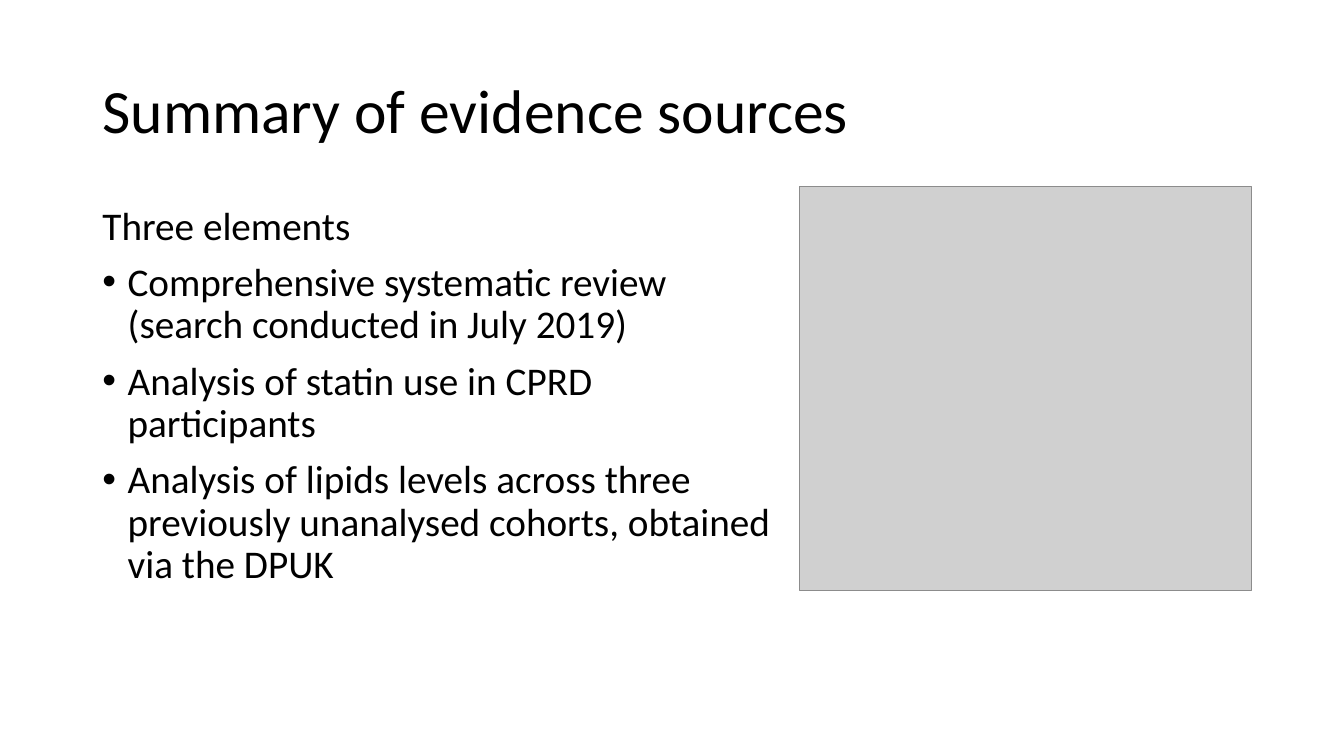
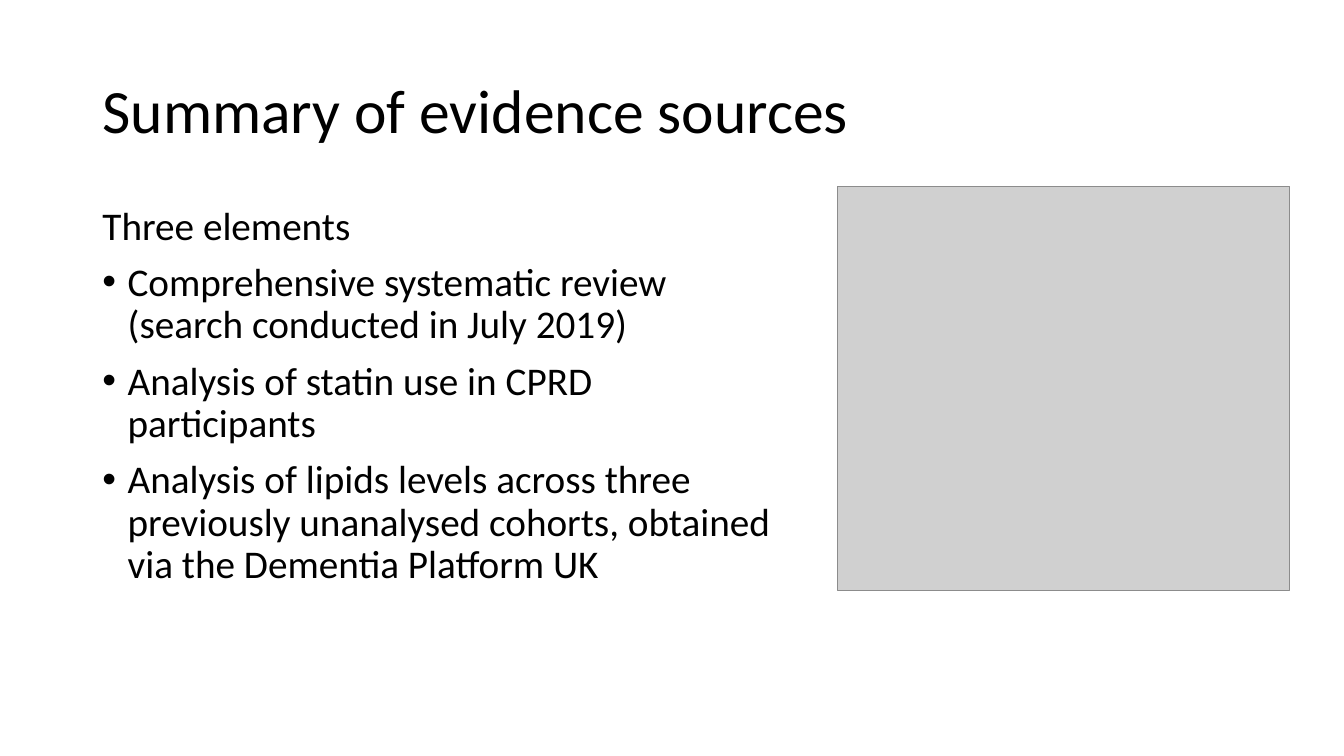
Before and after one commit to mcguinlu/thesis, a slide deck: slide 2 of triangulation_panel/Triangulation Presentation.pptx. Drawn at 1344x756 pixels with LibreOffice and Linux fonts; fonts in the diff are those of the drawing; grey boxes stand for pictures. Boxes give left, top, right and bottom in pixels: in the first picture for what was removed or moved away, otherwise in the second. Text is boxed around its words. In the diff, an @@ line names an element or a change of style, - is before the commit and + after.

```diff
--- a/triangulation_panel/Triangulation Presentation.pptx
+++ b/triangulation_panel/Triangulation Presentation.pptx
@@ picture moved from (x1=800, y1=187, x2=1251, y2=591) to (x1=838, y1=187, x2=1290, y2=591) @@
@@ text at (x1=128, y1=465, x2=770, y2=579): text changed @@
-• Analysis of lipids levels across three previously unanalysed cohorts, obtained via the DPUK
+• Analysis of lipids levels across three previously unanalysed cohorts, obtained via the Dementia Platform UK
```
Also in this commit, not shown: 28 other files.
